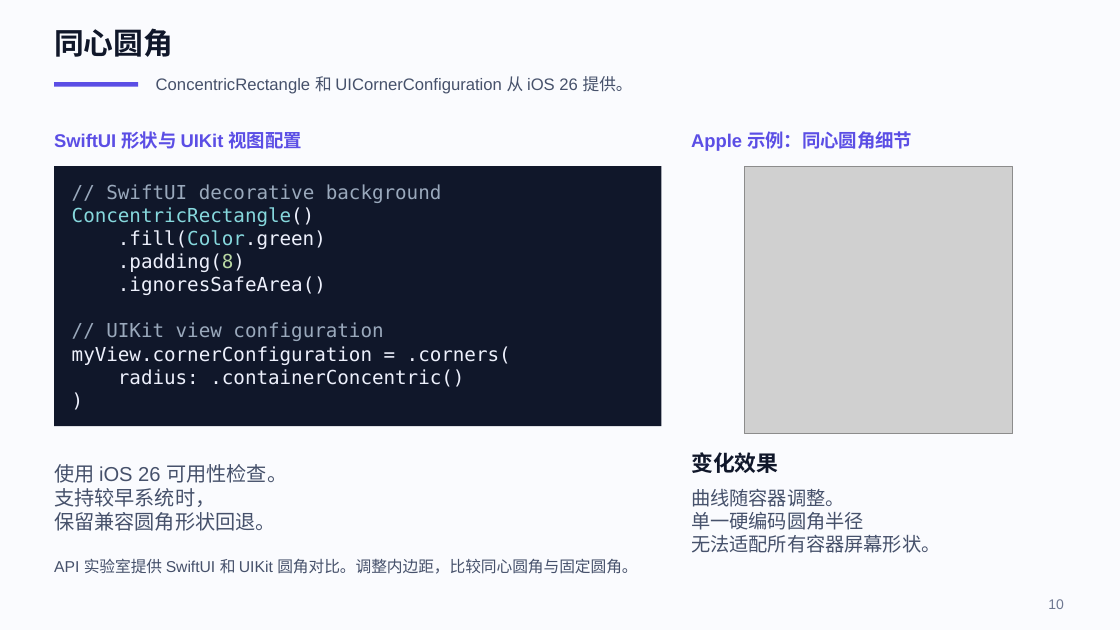
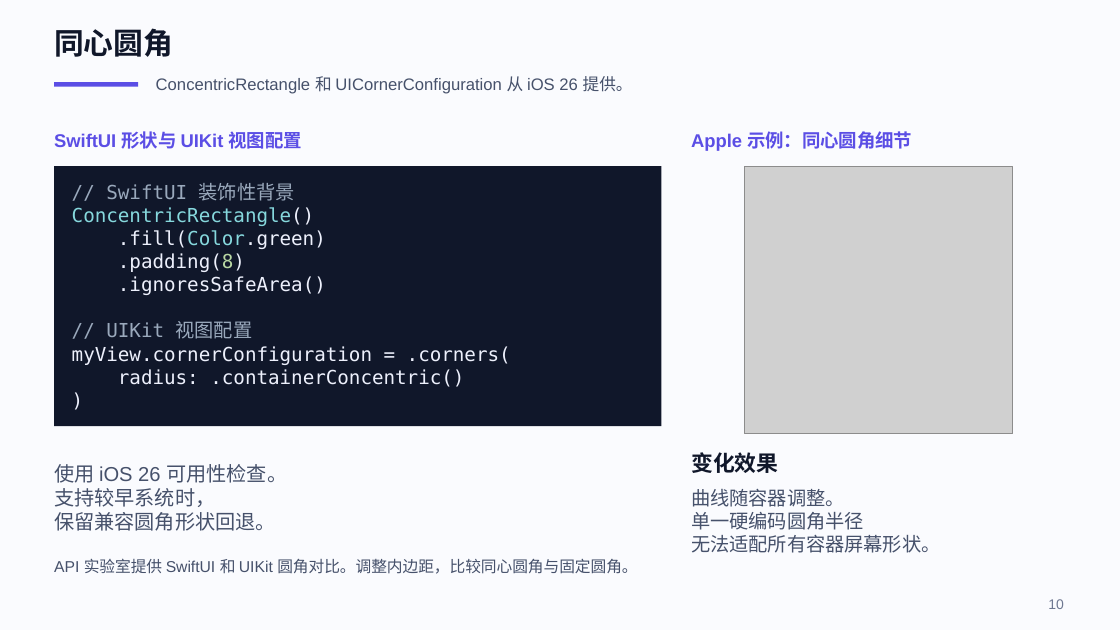
Before and after one commit to astralchen/AdaptiveIphoneDuoAPI, a slide deck: slide 10 of AdaptiveDuoLab/Docs/AdaptiveDuoLab_iPhone_Duo_Demo.pptx. Drawn at 1120x630 pixels with LibreOffice and Linux fonts; fonts in the diff are those of the drawing; grey boxes stand for pictures. Boxes give left, top, right and bottom in pixels: in the first picture for what was removed or moved away, otherwise in the second. Text is boxed around its words. In the diff, an @@ line names an element or a change of style, - is before the commit and + after.

```diff
--- a/AdaptiveDuoLab/Docs/AdaptiveDuoLab_iPhone_Duo_Demo.pptx
+++ b/AdaptiveDuoLab/Docs/AdaptiveDuoLab_iPhone_Duo_Demo.pptx
@@ text at [106, 183, 295, 201]: text changed @@
-// SwiftUI decorative background
+// SwiftUI 装饰性背景
@@ text at [106, 321, 253, 339]: text changed @@
-// UIKit view configuration
+// UIKit 视图配置
```
Also in this commit, not shown: 7 other slides changed, 11 other files.
